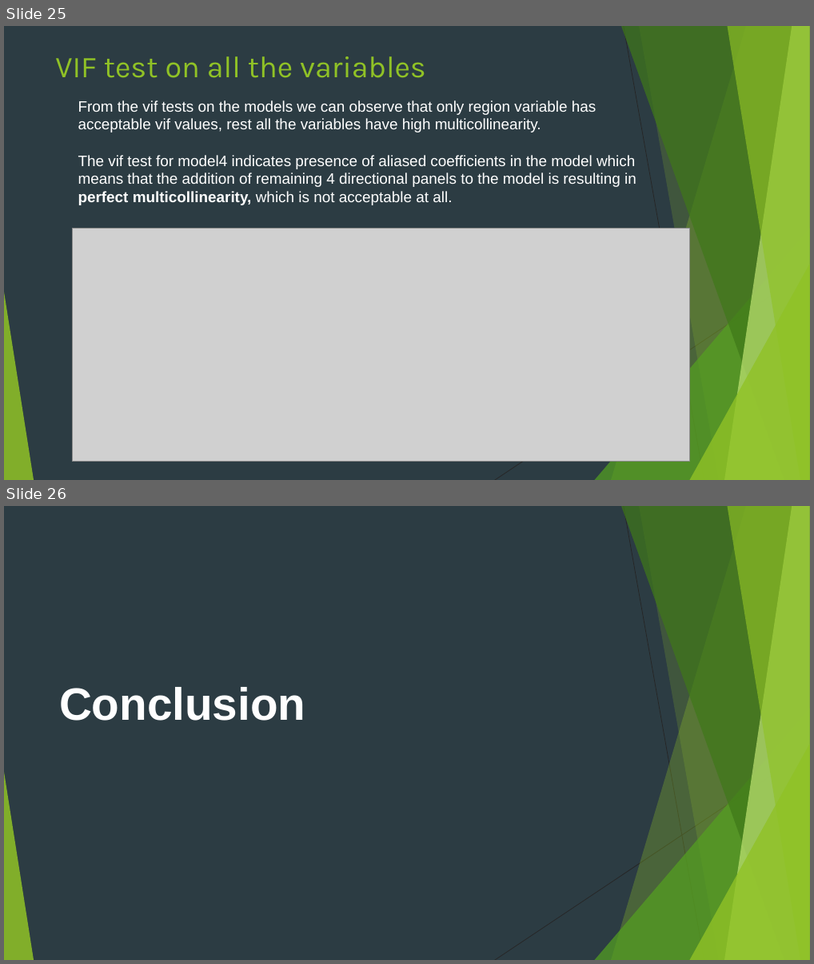
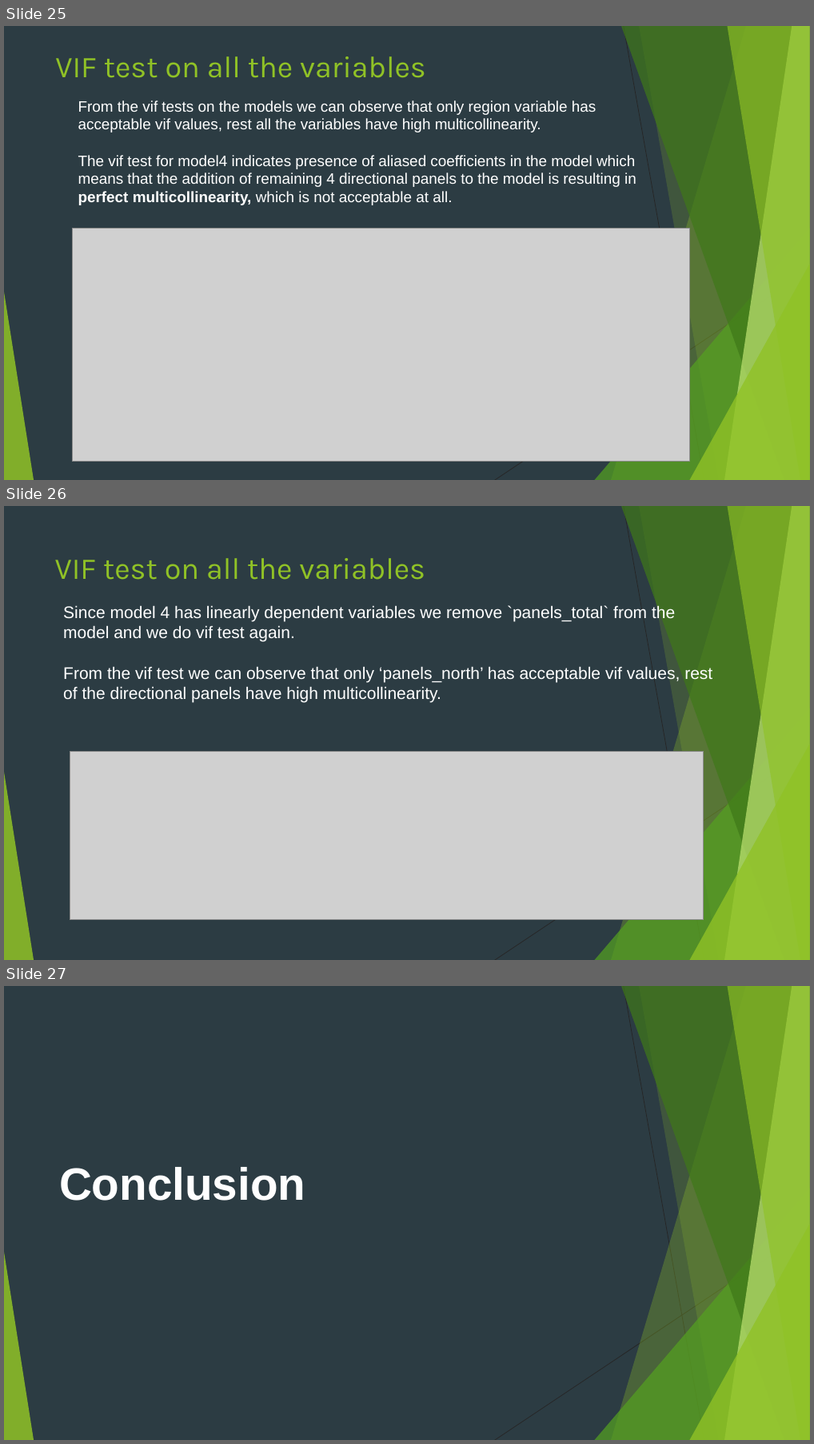
Before and after one commit to breardon7/6101-GroupProjects, a slide deck: 6101 Group Project New Version_pranay_3.20 v3.pptx. Shown one above the other, each under a label of ours: slides 25 and 26 before the commit, slides 25, 26 and 27 after it. The pictures are 814x964 and 814x1444 pixels, drawn with LibreOffice and Linux fonts; fonts in the diff are those of the drawing; grey boxes stand for pictures. Boxes give left, top, right and bottom in pixels: in the first picture for what was removed or moved away, otherwise in the second. Text is boxed around its words. In the diff, an @@ line names an element or a change of style, - is before the commit and + after.

```diff
--- a/6101 Group Project New Version_pranay_3.20 v3.pptx
+++ b/6101 Group Project New Version_pranay_3.20 v3.pptx
@@ slide 26 added at [4, 506, 810, 960], background #2C3C43; not listed: 10 template elements that a slide beside it also shows @@
@@ title added at [55, 558, 426, 580], 36 pt, text #90C226 @@
+VIF test on all the variables
@@ text added at [63, 605, 713, 702], 20 pt, text #FFFFFF @@
+Since model 4 has linearly dependent variables we remove `panels_total` from the model and we do vif test again.
+From the vif test we can observe that only ‘panels_north’ has acceptable vif values, rest of the directional panels have high multicollinearity.
@@ picture added at [70, 751, 704, 919] @@
@@ what was slide 26 is now slide 27 @@
```
Also in this commit, not shown: 1 other file.
